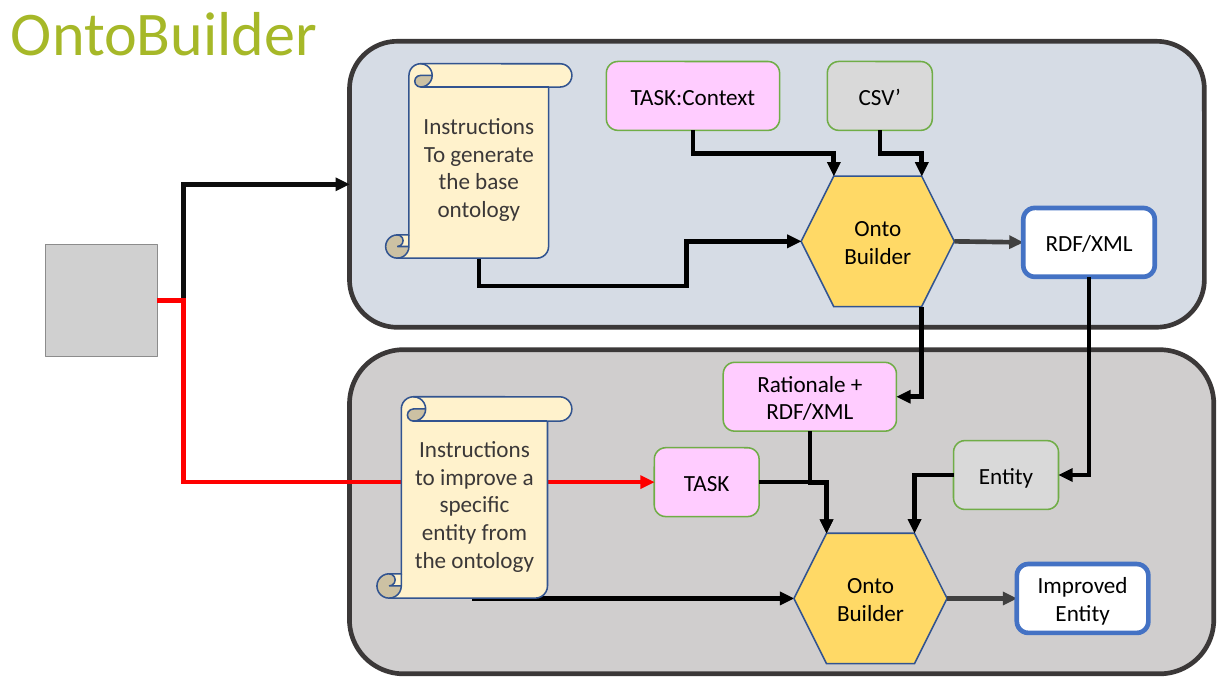
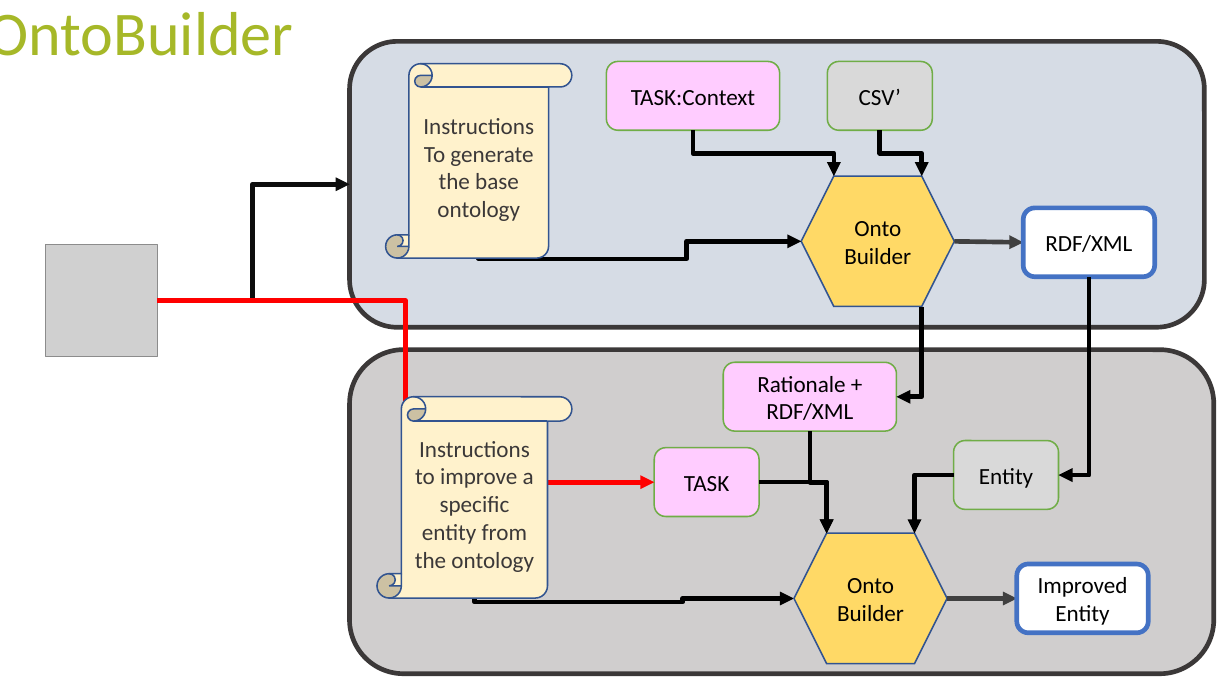
Before and after one commit to tecnomod-um/OntoGenix, a slide deck: slide 3 of IDEAS.pptx. Drawn at 1232x693 pixels with LibreOffice and Linux fonts; fonts in the diff are those of the drawing; grey boxes stand for pictures. Boxes give left, top, right and bottom in pixels: in the first picture for what was removed or moved away, otherwise in the second. Text is boxed around its words. In the diff, an @@ line names an element or a change of style, - is before the commit and + after.

```diff
--- a/IDEAS.pptx
+++ b/IDEAS.pptx
@@ text "OntoBuilder" rewrapped from <box>11,12,317,56</box> to <box>0,12,294,56</box> @@
@@ proportions changed in 3 elements at <box>1024,208,1156,277</box>, <box>350,350,1214,674</box>, <box>350,41,1205,328</box> @@
@@ vertical scroll "Instructions" at <box>386,64,572,258</box>: outline #325491 1 pt to #325490 1 pt; proportions changed @@
@@ elbow arrow (158, 301) - (350, 184): route changed @@
@@ elbow arrow (478, 258) - (802, 241): route changed @@
@@ elbow arrow (158, 301) - (655, 482): route changed @@
@@ vertical scroll "Instructions" at <box>377,397,571,598</box>: outline #325491 1 pt to #325490 1 pt; proportions changed @@
@@ elbow arrow (475, 598) - (794, 599): route changed @@
```
Also in this commit, not shown: 8 other slides changed, 31 other files.
